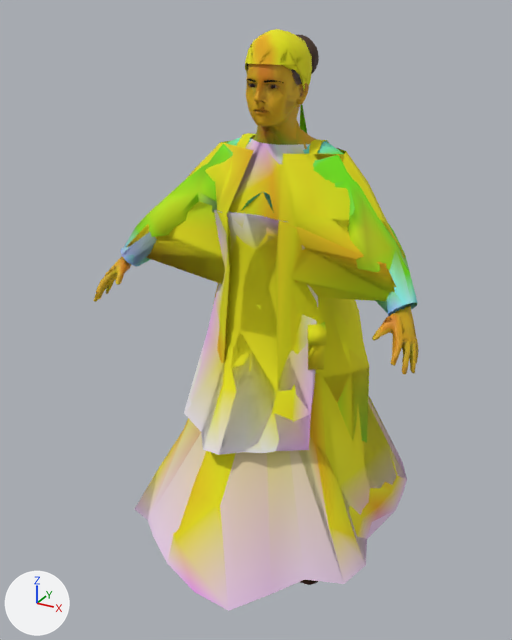
Two versions of the glTF model chars/real/f_weaver.glb, one commit apart.
One viewpoint serves both versions: a 50 mm lens placed at (0.883, -1.777, 1.653), pointed at (-0.06, -0.064, 0.796). The lights are fixed; the arrows at lower left show +X, +Y and +Z. The older version comes first. Vertices at exactly the same position are counted once.

The first picture shows 'f_weaver', 'w_apron', 'w_apron@lod', 'w_apron@mid', 'w_cloak', 'w_cloak@mid', 'w_kirtle', 'w_kirtle@far', 'w_kirtle@lod', 'w_kirtle@mid', 'w_sleeveL', 'w_sleeveL@mid', 'w_sleeveR' and 18 more.
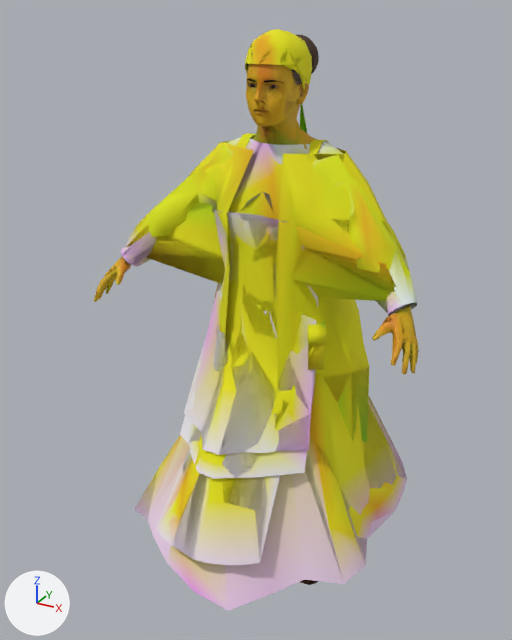
Changed parts and their boxes (x1, y1, x2, y2) in the pictures (512 x 640 px):
'w_apron_long', added: after (156, 213, 280, 565)
'w_apron_long@mid', added: after (157, 214, 283, 558)
'w_apron_half', added: after (189, 290, 304, 479)
'w_apron_half@lod', added: after (180, 320, 307, 476)
'w_apron_half@mid', added: after (189, 311, 312, 477)
'w_apron_long@lod', added: after (169, 289, 255, 543)
part 1 of me_w_sleevel, recoloured (green to yellow): (314, 155, 411, 314) in both
part 2 of me_w_sleevel, recoloured: (263, 141, 418, 314) in both
part 3 of me_w_sleever, recoloured (green to yellow): (136, 145, 262, 237) in both
part 4 of me_w_sleever, recoloured: (120, 137, 251, 266) in both
part 5 of me_w_sleevel_mid, recoloured: (335, 181, 416, 304) in both
part 6 of me_w_sleevel_mid, recoloured: (394, 250, 411, 305) in both

The change, as a diff of the scene's bpy script:
```diff
--- a/chars/real/f_weaver.glb.py
+++ b/chars/real/f_weaver.glb.py
@@ me_w_sleevel @@
 me_w_sleevel.from_pydata(...)  # 67 vertices, 110 faces; spans x -0.037..0.45, y -0.23..0.057, z 0.936..1.332
+# me_w_sleevel part 1: 75 faces centred in x 0.087..0.415, y -0.176..0.024, z 0.983..1.285 are repainted in the vertex colours; the middle colour goes from green #90f900 to yellow #f1f900
+# me_w_sleevel part 2: 35 faces centred in x 0.027..0.44, y -0.21..0.047, z 0.958..1.323 are repainted in the vertex colours; the middle colour goes from cyan #7cfaff to white #f1faff
 me_w_sleevel.materials.append(mat_cloth_trim)
@@ me_w_sleever @@
 me_w_sleever.from_pydata(...)  # 67 vertices, 110 faces; spans x -0.45..0.037, y -0.23..0.057, z 0.936..1.332
+# me_w_sleever part 3: 72 faces centred in x -0.386..-0.064, y -0.177..0.026, z 0.987..1.281 are repainted in the vertex colours; the middle colour goes from green #90f800 to yellow #f1f800
+# me_w_sleever part 4: 38 faces centred in x -0.44..-0.027, y -0.211..0.047, z 0.961..1.323 are repainted in the vertex colours; the middle colour goes from cyan #7cf7ff to white #f1f7ff
 me_w_sleever.materials.append(mat_cloth_trim)
@@ me_w_sleevel_mid @@
 me_w_sleevel_mid.from_pydata(...)  # 30 vertices, 36 faces; spans x -0.037..0.45, y -0.23..0.057, z 0.936..1.332
+# me_w_sleevel_mid part 5: 12 faces centred in x 0.084..0.371, y -0.141..-0.012, z 1.051..1.237 are repainted in the vertex colours; the middle colour goes from green #7cfb00 to yellow #f1fb00
+# me_w_sleevel_mid part 6: 7 faces centred in x 0.142..0.422, y -0.179..-0.019, z 1.034..1.303 are repainted in the vertex colours; the middle colour goes from cyan #90fdff to white #f1fdff
 me_w_sleevel_mid.materials.append(mat_cloth_trim)
@@ ob_w_apron_long_lod @@
+ob_w_apron_long_lod = bpy.data.objects.new('w_apron_long@lod', me_w_apron_long_lod)  # 29 vertices, 41 faces; spans x -0.166..0.166, y -0.528..-0.145, z 0.272..1.152
+ob_w_apron_long_lod.location = (0.0, 0.0, 0.0)
@@ ob_w_apron_half_lod @@
+ob_w_apron_half_lod = bpy.data.objects.new('w_apron_half@lod', me_w_apron_half_lod)  # 29 vertices, 42 faces; spans x -0.208..0.208, y -0.415..-0.112, z 0.467..0.896
+ob_w_apron_half_lod.location = (0.0, 0.0, 0.0)
@@ ob_w_apron_long_mid @@
+ob_w_apron_long_mid = bpy.data.objects.new('w_apron_long@mid', me_w_apron_long_mid)  # 34 vertices, 50 faces; spans x -0.166..0.166, y -0.528..-0.145, z 0.272..1.152
+ob_w_apron_long_mid.location = (0.0, 0.0, 0.0)
@@ ob_w_apron_half_mid @@
+ob_w_apron_half_mid = bpy.data.objects.new('w_apron_half@mid', me_w_apron_half_mid)  # 34 vertices, 50 faces; spans x -0.208..0.208, y -0.415..-0.112, z 0.467..0.896
+ob_w_apron_half_mid.location = (0.0, 0.0, 0.0)
@@ ob_w_apron_long @@
+ob_w_apron_long = bpy.data.objects.new('w_apron_long', me_w_apron_long)  # 94 vertices, 149 faces; spans x -0.166..0.166, y -0.528..-0.145, z 0.272..1.152
+ob_w_apron_long.location = (0.0, 0.0, 0.0)
@@ ob_w_apron_half @@
+ob_w_apron_half = bpy.data.objects.new('w_apron_half', me_w_apron_half)  # 92 vertices, 150 faces; spans x -0.208..0.208, y -0.415..-0.112, z 0.467..0.896
+ob_w_apron_half.location = (0.0, 0.0, 0.0)
```
